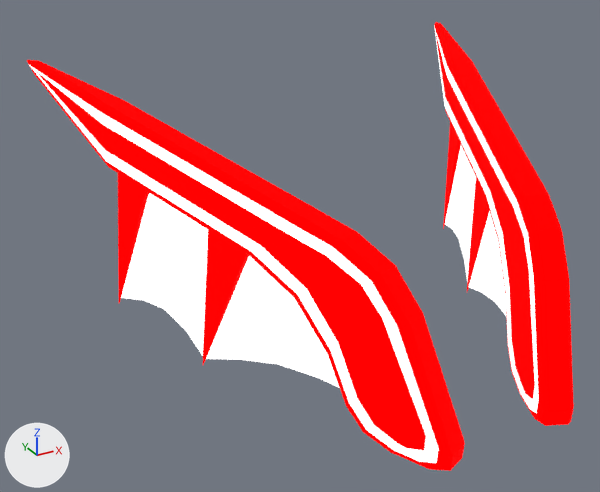
What one commit did to the glTF model addons/Cubiix_Assets/Mods/CoreAssets/Assets/Mesh/Base/Wings/Dragon_Wings.gltf.
Camera for both pictures: a camera (50 mm lens) standing at (-3.46, -2.41, 5.2) and looking at (-0.49, 3.0, 2.5). The lights are fixed; the arrows at lower left show +X, +Y and +Z. Vertices at the same position are counted once.

Names of what the first picture shows: 'Dragon_Wings'.
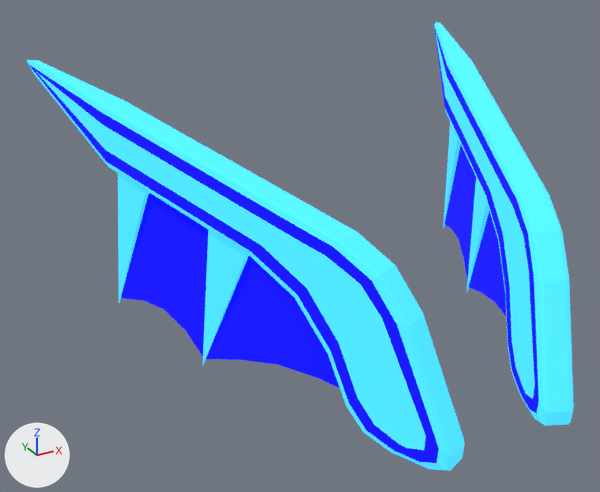
Where the change shows, as pixel boxes (x1, y1, x2, y2) in the pictures (600 x 492 px):
```json
{"object": "Dragon_Wings", "change": "surface changed", "before": [27, 22, 574, 471], "after": [27, 22, 574, 471]}
```

Scene script edits in JSON lines:
```json
{"op": "add", "block": "img_shader_teststrip", "code": ["img_shader_teststrip = load_image('Shader_TestStrip', 'Shader_TestStrip.png', 18, 2, 'sRGB')"]}
{"block": "mat_material", "where": "n0 = _N.new('ShaderNodeBsdfPrincipled'); n0.name = 'Principled BSDF'"}
{"op": "remove", "block": "mat_material", "code": "n0.inputs[0].default_value = (0.0, 0.0, 0.0, 1.0)  # 'Base Color', black #000000"}
{"op": "remove", "block": "mat_material", "code": "n0.inputs[1].default_value = 1.0  # 'Metallic'"}
{"op": "set", "path": "n0.inputs[28].default_value", "old": "1.5", "new": "1.0", "note": "'Emission Strength'"}
{"block": "mat_material", "where": "n2 = _N.new('ShaderNodeTexImage'); n2.name = 'Image Texture'"}
{"op": "set", "path": "n2.image", "old": "img_color_palette", "new": "img_shader_teststrip"}
{"op": "add", "block": "mat_material", "code": "n3 = _N.new('ShaderNodeTexImage'); n3.name = 'Image Texture.001'"}
{"op": "add", "block": "mat_material", "code": "n3.image = img_shader_teststrip"}
{"op": "add", "block": "mat_material", "code": "n3.interpolation = 'Closest'"}
{"op": "add", "block": "mat_material", "code": "_L.new(n3.outputs[0], n0.inputs[0])  # 'Color' to 'Base Color'"}
{"block": "me_plane_051", "where": "me_plane_051.from_pydata(...)  # 442 vertices, 892 faces; spans x -2.11..2.11, y 0.92..4.75, z 1.6..3.86"}
{"block": "me_plane_051", "where": "# used by ob_dragon_wings; location = (0.0, 0.0, 0.0)"}
{"block": "me_plane_051", "change": "me_plane_051 part 1: texture (UV) coordinates of 892 of 892 faces, centred in x -2.09..2.09, y 0.93..4.71, z 1.67..3.85, changed; they spanned u 0.25..0.75, v 0.75..0.75 and now span u 0.03..0.09, v 0.75..0.82"}
```
